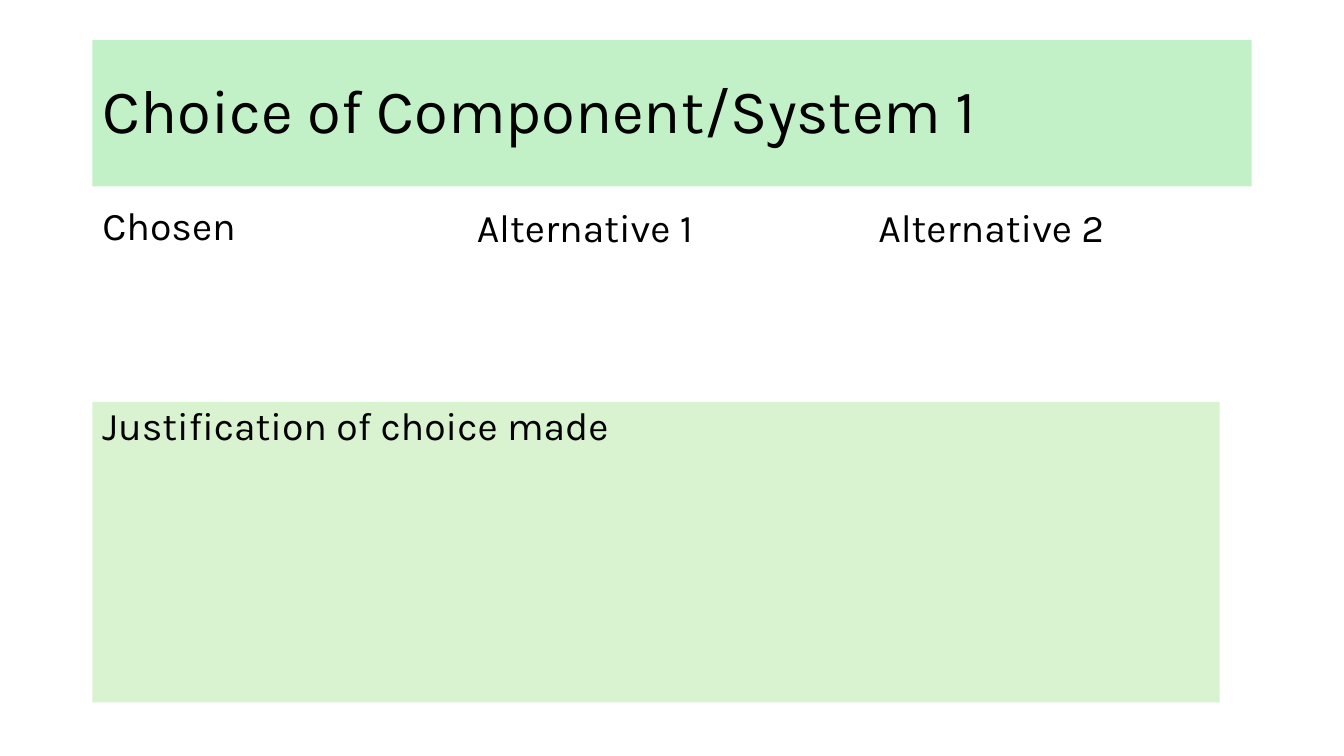
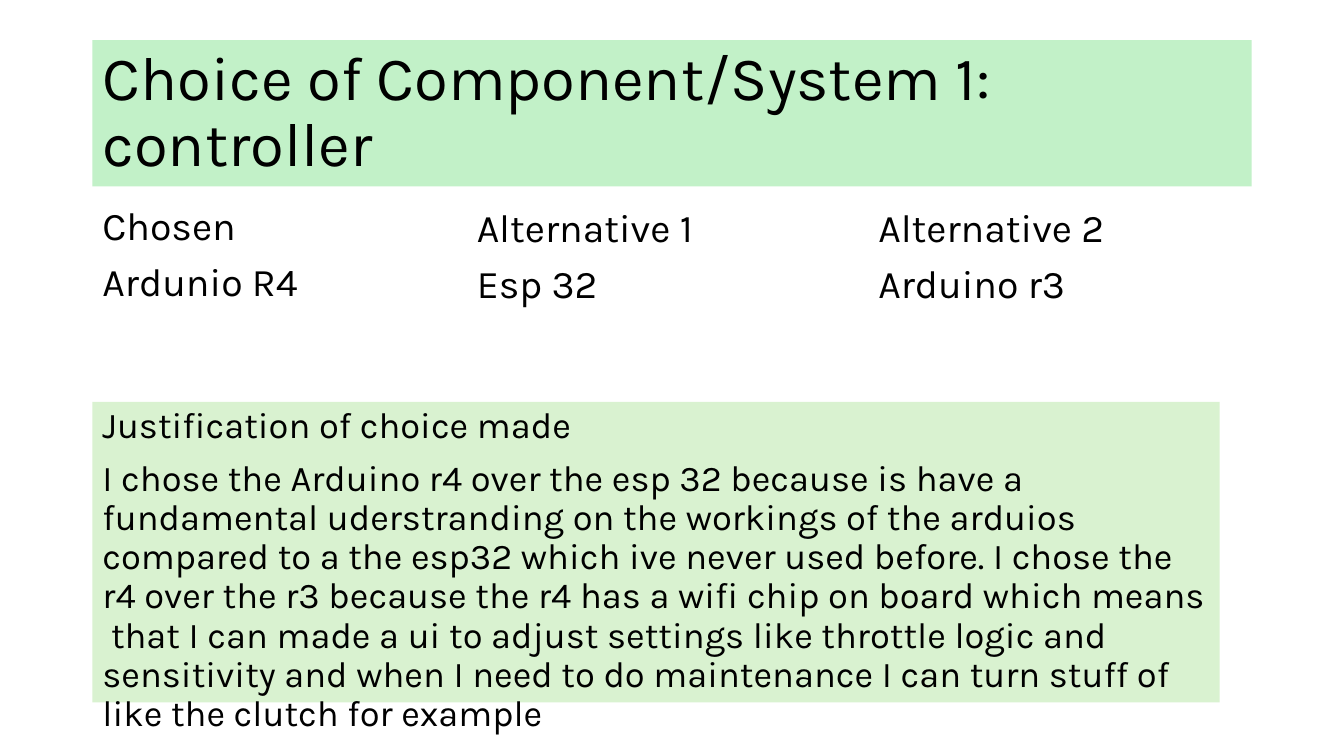
Before and after one commit to Heinrich70/Heinrich-13-Di-70cc-hybrid-pitbike, a slide deck: slide 10 of AS91904 Electronics your name.pptx. Drawn at 1344x756 pixels with LibreOffice and Linux fonts; fonts in the diff are those of the drawing. Boxes give left, top, right and bottom in pixels: in the first picture for what was removed or moved away, otherwise in the second. Text is boxed around its words. In the diff, an @@ line names an element or a change of style, - is before the commit and + after.

```diff
--- a/AS91904 Electronics your name.pptx
+++ b/AS91904 Electronics your name.pptx
@@ title at [102,55,990,167]: text changed @@
-Choice of Component/System 1
+Choice of Component/System 1: controller
@@ text at [102,269,298,297]: paragraph added @@
+Ardunio R4
@@ text at [477,273,598,308]: paragraph added @@
+Esp 32
@@ text at [878,271,1065,299]: paragraph added @@
+Arduino r3
@@ text in rectangle at [102,413,571,439]: size 28 to 25.9 pt in "Justification of choice made" @@
@@ text in rectangle at [102,466,1204,696]: paragraph added @@
+I chose the Arduino r4 over the esp 32 because is have a fundamental uderstranding on the workings of the arduios compared to a the esp32 which ive never used before. I chose the r4 over the r3 because the r4 has a wifi chip on board which means that I can made a ui to adjust settings like throttle logic and sensitivity and when I need to do maintenance I can turn stuff of like the clutch for example
```
Also in this commit, not shown: 15 other slides changed.
